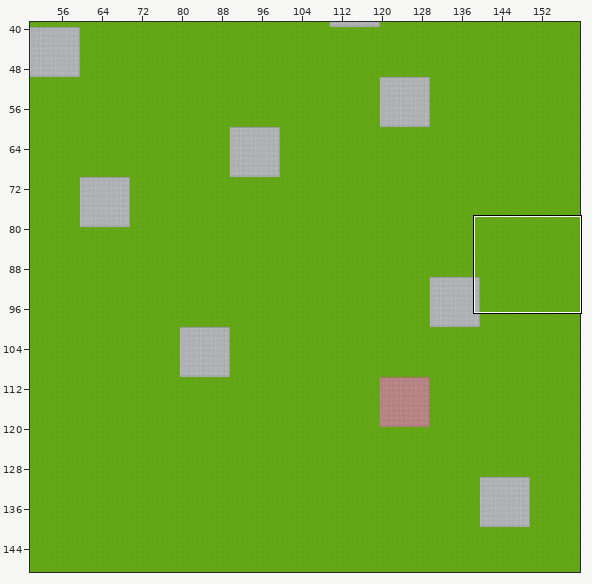
One commit to this Tiled map (JSON): maps/jobmaze.json. Above, an overview of the earlier version with the close-up marked.
Close-up. As it was:
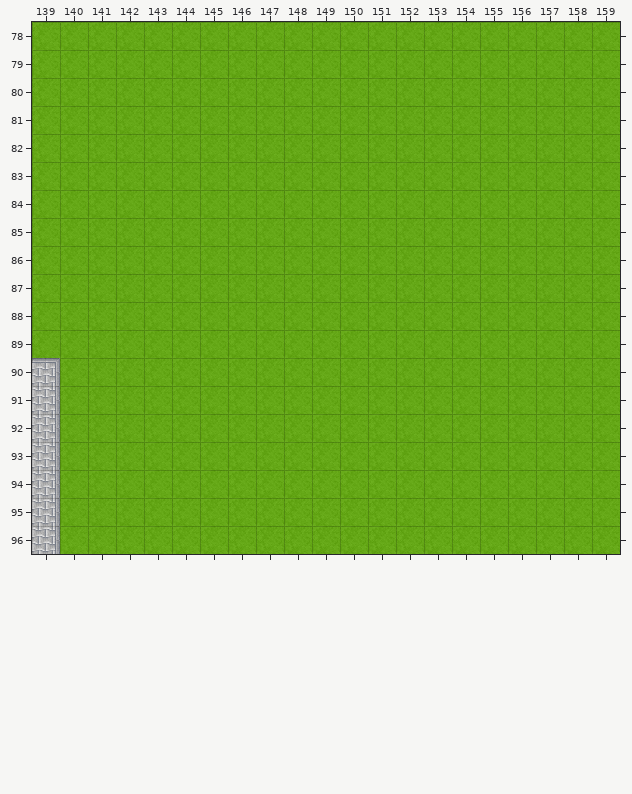
Cells are 32x32 px. Shown: x 139..159, y 78..96. The commit also changed other parts of the map, which this record leaves out.
After:
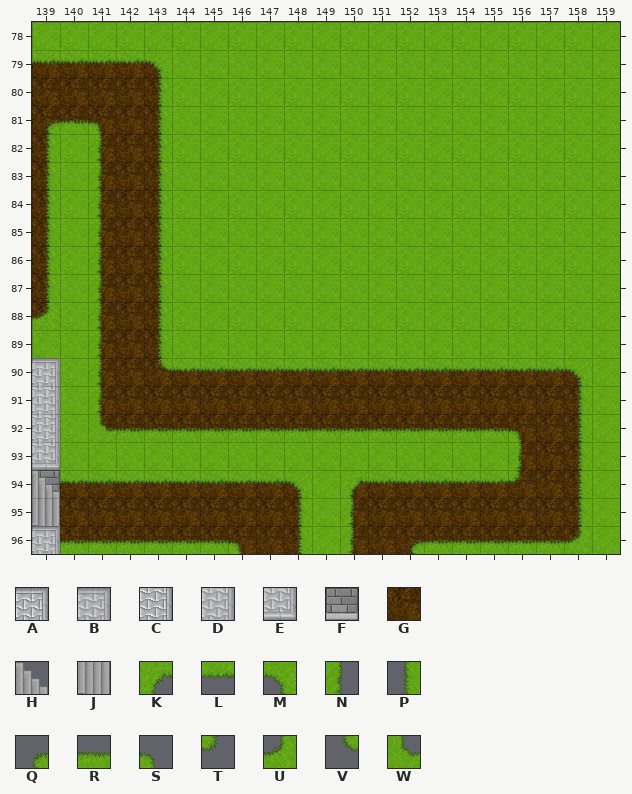
Key: from "Chunk 1": A 4, B 5, C 7, D 8, E 11, F 14, G 33, H 35, J 37, K 38, L 39, M 40, N 41, P 42, Q 43, R 44, S 45, T 46, U 47, V 48, W 49.
_ is an empty cell, # one hidden under a higher layer, . an unchanged one.
Tiles of an added or newly shown layer are drawn over the layers below it.
Change:
--- layer "floor1"
@@ x 139..139 @@
-90 A
-91 C
-92 C
-93 C
-94 C
-95 C
-96 C
+90 B
+91 D
+92 D
+93 E
+94 F
+95 #
+96 B
--- layer "floor2" (added)
@@ x 139..158 @@
-79 _____...............
-80 _____...............
-81 _____...............
-82 _.___...............
-83 _.___...............
-84 _.___...............
-85 _.___...............
-86 _.___...............
-87 _.___...............
-88 _.___...............
-89 ..___...............
-90 ..__________________
-91 ..__________________
-92 ..__________________
-93 .................___
-94 __________._________
-95 __________._________
-96 ._________._________
+79 GGGGG...............
+80 GGGGG...............
+81 GGGGG...............
+82 G.GGG...............
+83 G.GGG...............
+84 G.GGG...............
+85 G.GGG...............
+86 G.GGG...............
+87 G.GGG...............
+88 G.GGG...............
+89 ..GGG...............
+90 ..GGGGGGGGGGGGGGGGGG
+91 ..GGGGGGGGGGGGGGGGGG
+92 ..GGGGGGGGGGGGGGGGGG
+93 .................GGG
+94 HGGGGGGGGG.GGGGGGGGG
+95 JGGGGGGGGG.GGGGGGGGG
+96 .GGGGGGGGG.GGGGGGGGG
--- layer "floor3" (added)
@@ x 139..158 @@
-79 _____...............
-80 ...._...............
-81 ___._...............
-82 _._._...............
-83 _._._...............
-84 _._._...............
-85 _._._...............
-86 _._._...............
-87 _._._...............
-88 _._._...............
-89 .._._...............
-90 .._.________________
-91 .._................_
-92 ..________________._
-93 ................._._
-94 ._________._______._
-95 ........._._......._
-96 ._______._._._______
+79 LLLLM...............
+80 ....P...............
+81 QRS.P...............
+82 P.N.P...............
+83 P.N.P...............
+84 P.N.P...............
+85 P.N.P...............
+86 P.N.P...............
+87 P.N.P...............
+88 U.N.P...............
+89 ..N.P...............
+90 ..N.VLLLLLLLLLLLLLLM
+91 ..N................P
+92 ..WRRRRRRRRRRRRRRS.P
+93 .................N.P
+94 .LLLLLLLLM.KLLLLLT.P
+95 .........P.N.......P
+96 .RRRRRRS.P.N.QRRRRRU
Where, in picture pixels (left, top, right, bottom), the same in both close-ups:
changed: (32, 50, 592, 554)
